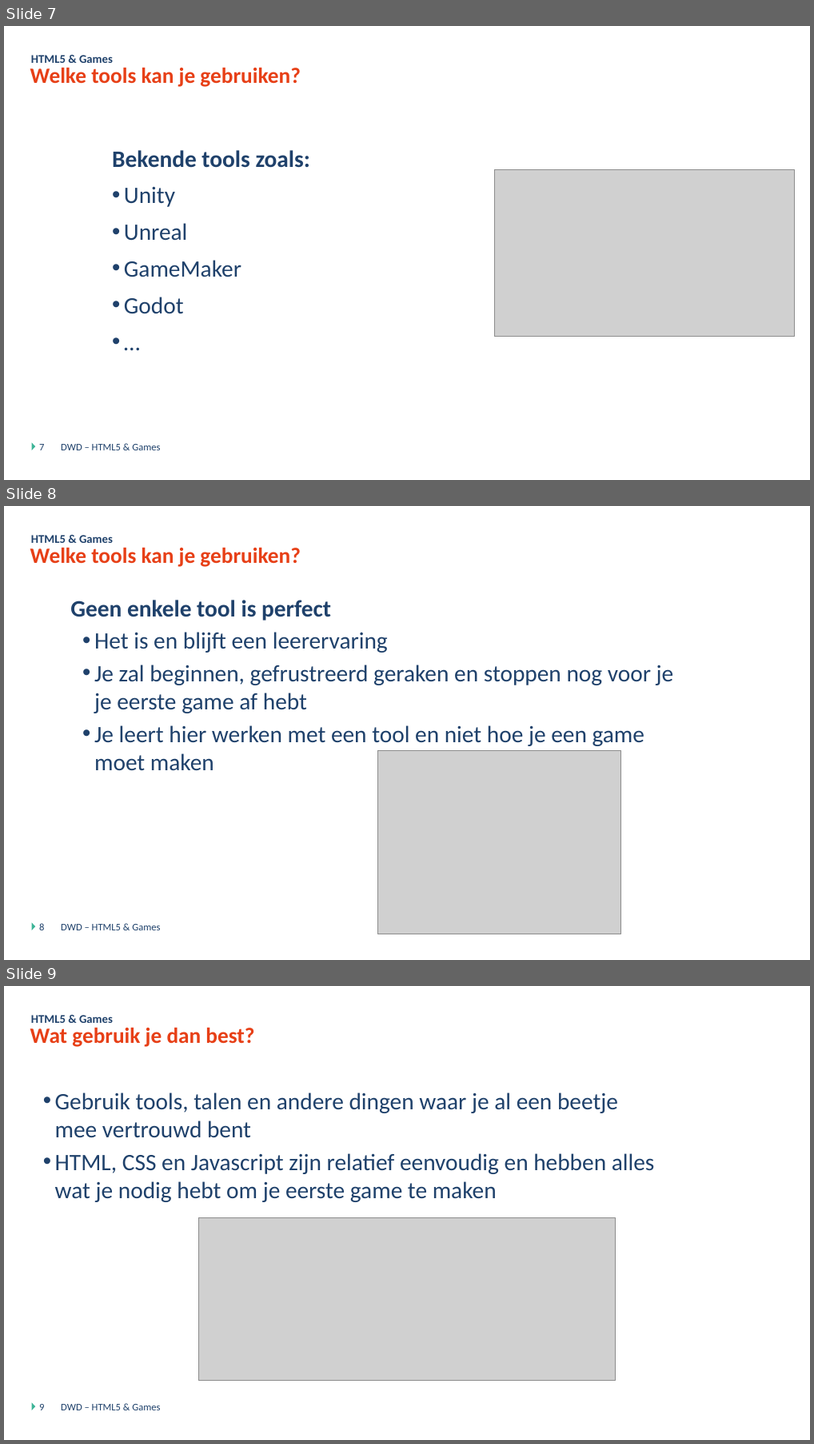
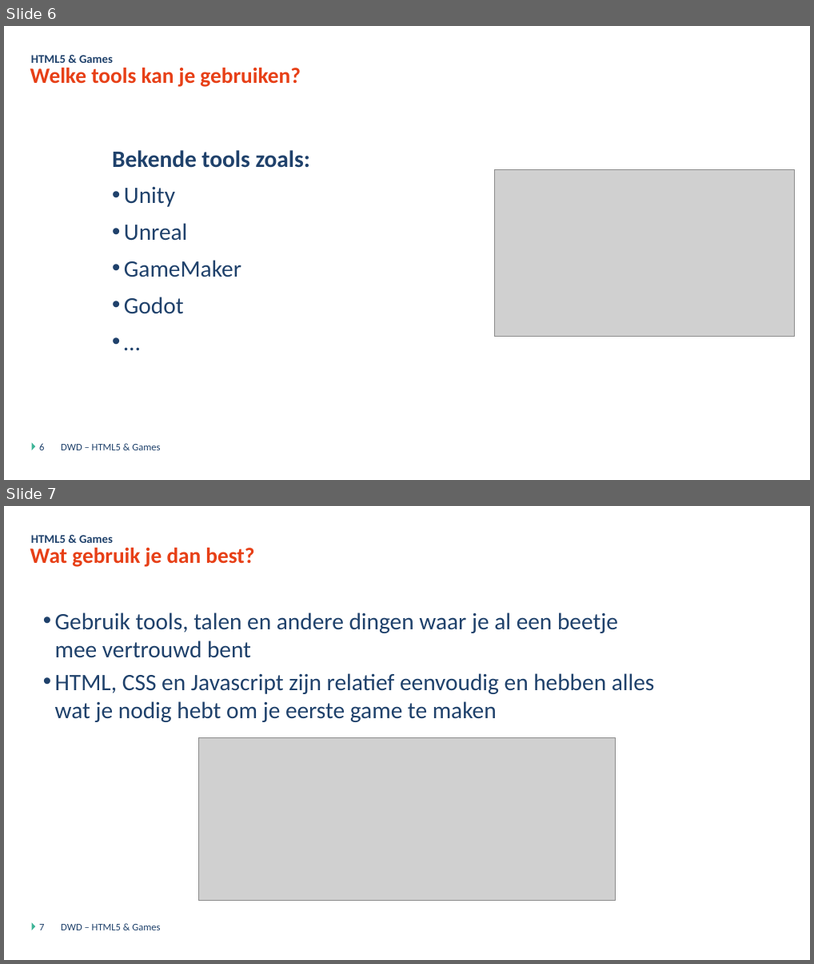
Before and after one commit to DmitriyVdE/Odisee_Bru_Dyn_Web_Dev_Opdracht, a slide deck: DWD - Javascript Games - Theorie.pptx. Shown one above the other, each under a label of ours: slides 7, 8 and 9 before the commit, slides 6 and 7 after it. The pictures are 814x1444 and 814x964 pixels, drawn with LibreOffice and Linux fonts; fonts in the diff are those of the drawing; grey boxes stand for pictures; background and template pictures are left out. Boxes give left, top, right and bottom in pixels: in the first picture for what was removed or moved away, otherwise in the second. Text is boxed around its words. In the diff, an @@ line names an element or a change of style, - is before the commit and + after.

```diff
--- a/DWD - Javascript Games - Theorie.pptx
+++ b/DWD - Javascript Games - Theorie.pptx
@@ slide 8 removed at (x1=4, y1=506, x2=810, y2=960), background #FFFFFF; not listed: 1 template element that a slide beside it also shows @@
@@ title removed at (x1=30, y1=548, x2=300, y2=567) @@
-Welke tools kan je gebruiken?
@@ text removed at (x1=31, y1=535, x2=113, y2=543) @@
-HTML5 & Games
@@ text removed at (x1=70, y1=600, x2=674, y2=771) @@
-Geen enkele tool is perfect
-  • Het is en blijft een leerervaring
-  • Je zal beginnen, gefrustreerd geraken en stoppen nog voor je je eerste game af hebt
-  • Je leert hier werken met een tool en niet hoe je een game moet maken
@@ picture removed at (x1=378, y1=751, x2=621, y2=934) @@
@@ page number removed at (x1=39, y1=923, x2=44, y2=930) @@
-8
@@ text removed at (x1=61, y1=924, x2=160, y2=930) @@
-DWD – HTML5 & Games
@@ what was slide 7 is now slide 6 @@
@@ page number at (x1=39, y1=443, x2=44, y2=450): text changed @@
-7
+6
@@ what was slide 9 is now slide 7 @@
@@ page number at (x1=39, y1=924, x2=44, y2=930): text changed @@
-9
+7
```
Also in this commit, not shown: 3 slides changed, 1 slide added, 2 other slides removed, 11 other files.
